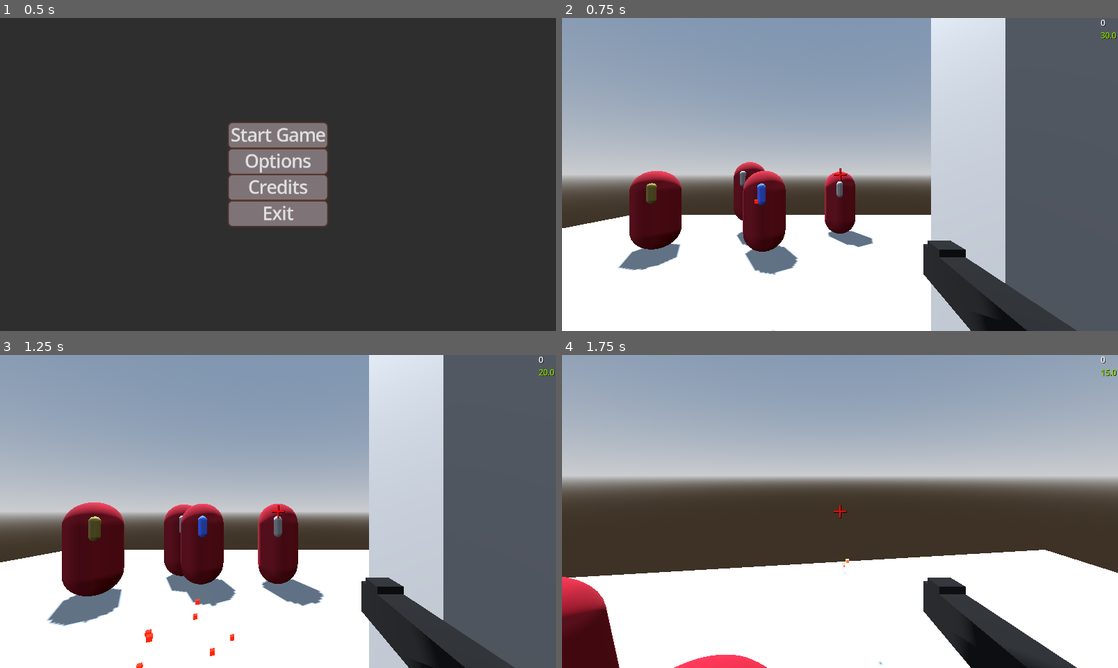
Above: before the commit, frames 1-4 (two rows, left to right).
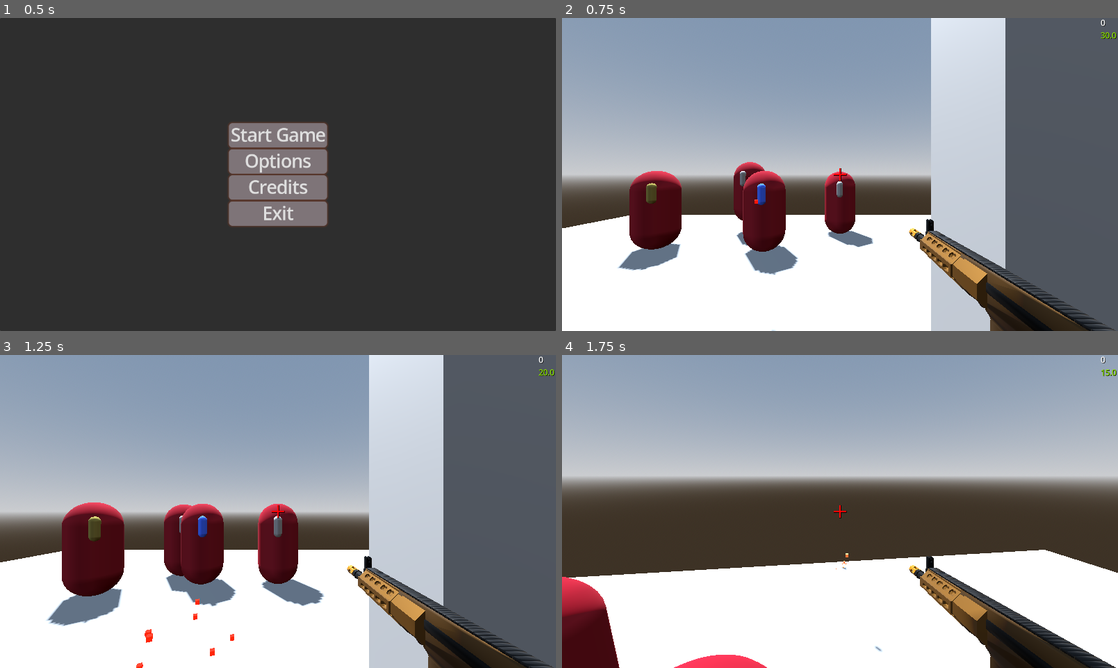
Above: after the commit, the same moments.

Repository: Redii9/Projekt_Gra_FPS
Game: Godot game, scene res://Scenes/UI/menu.tscn
Two runs of this game, one before a commit and one after it. Both use one fixed random seed, a clock stepped at 60 frames per second and the inputs below.
Inputs (mouse positions are in pixels of both pictures, inside the frame that each line leads up to):
- Up to frame 1 (0.5 s): no input
- Up to frame 2 (0.75 s): click "Start Game" at 0.5 s
- Up to frame 3 (1.25 s): no input
- Up to frame 4 (1.75 s): move the mouse to (867, 511) at 1.27 s; press the mouse at (867, 511) at 1.28 s; hold W (forward) from 1.28 s (still down); tap Space (jump) at 1.52 s

Frame 1 is identical in both runs. In frame 2, 4.8% of the frame differs, in the area x 62-100%, y 64-100%; in frame 3, 4.8%; in frame 4, 5.0%, in the area x 49-100%, y 63-100%.

Commit message:
Dodanie modelu broni
Nowy model broni robiony w programie Blender

Diff:
--- a/Scenes/gun.tscn
+++ b/Scenes/gun.tscn
@@ -1,24 +1,12 @@
-[gd_scene load_steps=4 format=3 uid="uid://6akga4dvv420"]
+[gd_scene load_steps=2 format=3 uid="uid://6akga4dvv420"]
 
-[sub_resource type="StandardMaterial3D" id="StandardMaterial3D_3dt2y"]
-albedo_color = Color(0, 0, 0, 1)
-
-[sub_resource type="BoxMesh" id="BoxMesh_3dt2y"]
-material = SubResource("StandardMaterial3D_3dt2y")
-
-[sub_resource type="BoxMesh" id="BoxMesh_nxj5y"]
-material = SubResource("StandardMaterial3D_3dt2y")
+[ext_resource type="PackedScene" uid="uid://dpptnu4cr2c2p" path="res://Scenes/GunMini1.glb" id="1_nxj5y"]
 
 [node name="Gun" type="Node3D" groups=["player"]]
 
-[node name="MeshInstance3D" type="MeshInstance3D" parent="."]
-transform = Transform3D(0.0874328, 0, 0, 0, 0.117076, 0, 0, 0, 0.659857, 0, 0, 0)
-mesh = SubResource("BoxMesh_3dt2y")
-
-[node name="MeshInstance3D2" type="MeshInstance3D" parent="."]
-transform = Transform3D(0.0874328, 0, 0, 0, 0.117076, 0, 0, 0, 0.0901701, 0, 0.0250744, -0.247274)
-mesh = SubResource("BoxMesh_nxj5y")
+[node name="GunMini1" parent="." instance=ExtResource("1_nxj5y")]
+transform = Transform3D(-1, 0, -3.49601e-05, 0, 1, 0, 3.49601e-05, 0, -1, -0.00150542, 0.00318807, -0.0253687)
 
 [node name="RayCast3D" type="RayCast3D" parent="."]
-transform = Transform3D(1, 0, 0, 0, 1, 0, 0, 0, 1, 0, 0, -0.35)
+transform = Transform3D(1, 0, 0, 0, 1, 0, 0, 0, 1, 0.00361174, 0.0398255, -0.604938)
 target_position = Vector3(0, 0, 1)
Binary file added: Scenes/GunMini1.glb
Not shown, added: Scenes/GunMini1.glb.import
